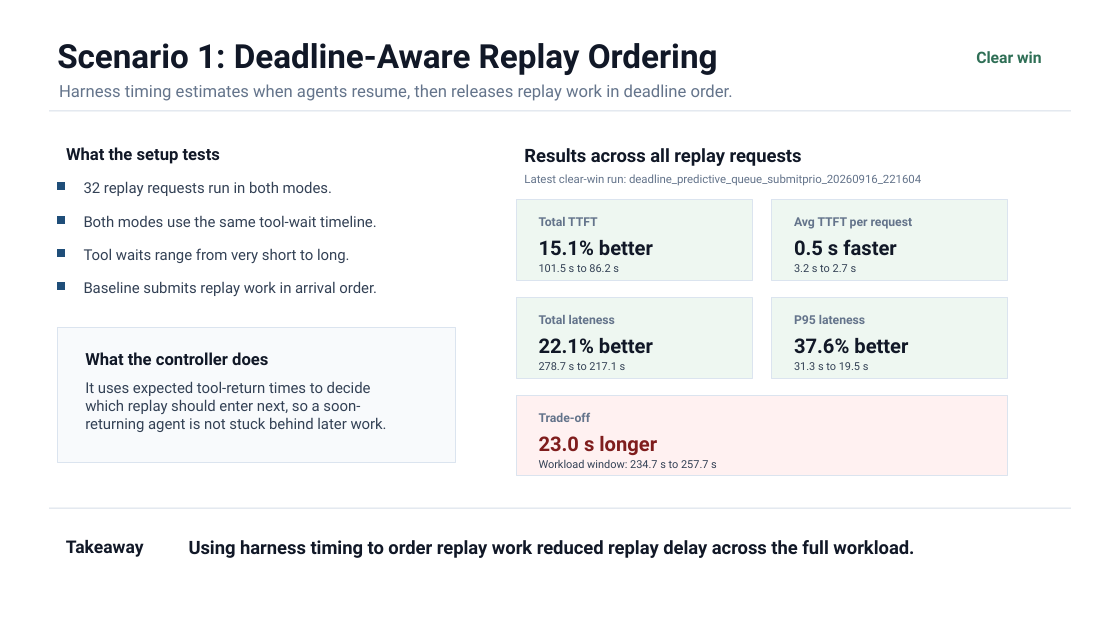
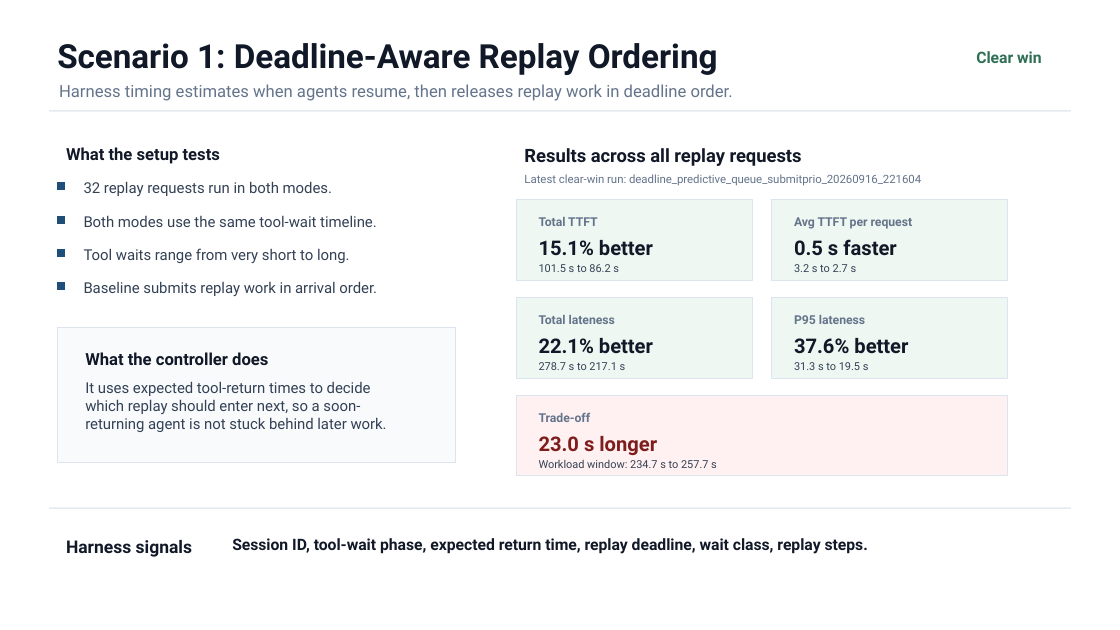
Before and after one commit to the308official-afk/agentic-hardware, a slide deck: slide 1 of presentation/harness_aware_scenario_results_master.pptx. Drawn at 1120x630 pixels with LibreOffice and Linux fonts; fonts in the diff are those of the drawing. Boxes give left, top, right and bottom in pixels: in the first picture for what was removed or moved away, otherwise in the second. Text is boxed around its words. In the diff, an @@ line names an element or a change of style, - is before the commit and + after.

Commit message:
Show harness signals in scenario deck

```diff
--- a/presentation/harness_aware_scenario_results_master.pptx
+++ b/presentation/harness_aware_scenario_results_master.pptx
@@ text at bbox=[232, 538, 868, 554]: text changed; size 15.8 to 13.5 pt @@
-Using harness timing to order replay work reduced replay delay across the full workload.
+Session ID, tool-wait phase, expected return time, replay deadline, wait class, replay steps.
@@ text at bbox=[66, 540, 192, 557]: text changed @@
-Takeaway
+Harness signals
```
Also in this commit, not shown: 2 other slides changed.
